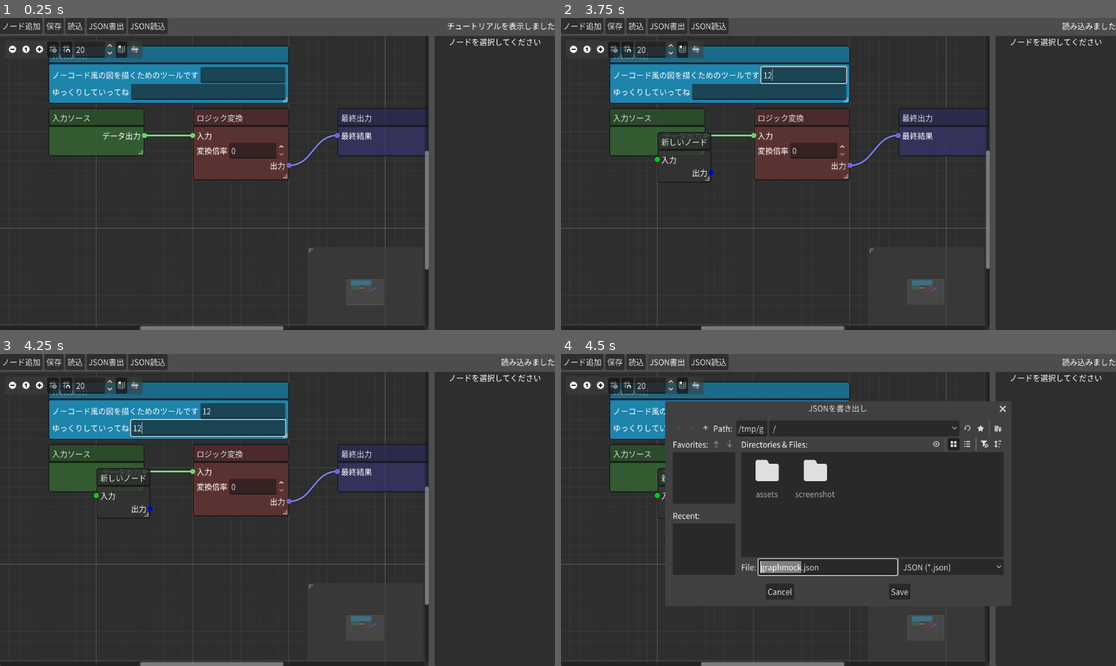
Above: before the commit, frames 1-4 (two rows, left to right).
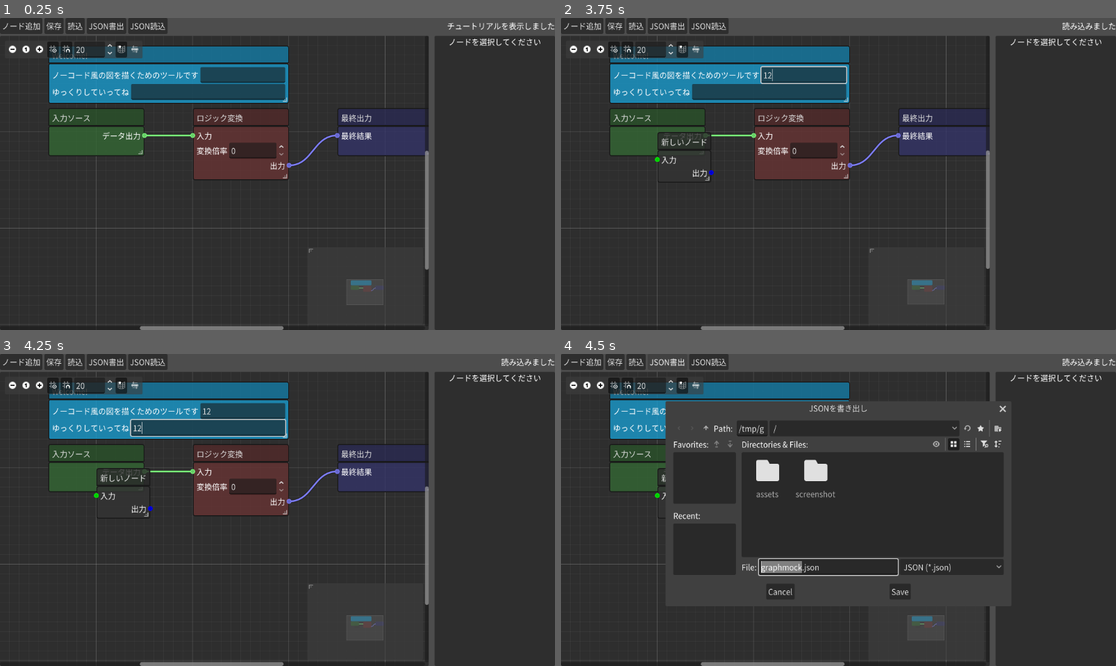
Above: after the commit, the same moments.

Repository: mazboxry/graphmock
Game: Godot game, scene res://Main.tscn
The game is run twice, just before and just after one commit, with the same random seed, the same clock (stepped at 60 frames per second) and the same inputs.
Inputs (mouse positions are in pixels of both pictures, inside the frame that each line leads up to):
- Up to frame 1 (0.25 s): no input
- Up to frame 2 (3.75 s): click (805, 74) at 0.52 s; type "12" at 0.6 s; click (771, 92) at 0.75 s; type "12" at 0.83 s; click "ノード追加" at 1.25 s; click "保存" at 2 s; click "読込" at 2.75 s; click (805, 74) at 3.52 s; type "12" at 3.6 s
- Up to frame 3 (4.25 s): click (210, 428) at 3.75 s; type "12" at 3.83 s
- Up to frame 4 (4.5 s): click "JSON書出" at 4.25 s

Frames 1-3 are identical in both runs. In frame 4, 0.9% of the frame differs, in the area x 18-71%, y 15-78%.

Commit message:
Force update from local

Diff:
--- /dev/null
+++ b/assets/json/graphmock-002.json
@@ -0,0 +1,185 @@
+{
+	"connections": [
+		{
+			"from_node_id": "node_0005:top",
+			"from_port": 0,
+			"to_node_id": "node_0004:bottom",
+			"to_port": 0
+		},
+		{
+			"from_node_id": "node_0004:bottom",
+			"from_port": 0,
+			"to_node_id": "node_0005:top",
+			"to_port": 0
+		},
+		{
+			"from_node_id": "node_0005:bottom",
+			"from_port": 0,
+			"to_node_id": "node_0006:top",
+			"to_port": 0
+		},
+		{
+			"from_node_id": "node_0006:top",
+			"from_port": 0,
+			"to_node_id": "node_0005:bottom",
+			"to_port": 0
+		}
+	],
+	"graph": {
+		"scroll_offset": [
+			-23.5614624023438,
+			62.5726013183594
+		],
+		"zoom": 1.0
+	},
+	"nodes": [
+		{
+			"bottom_port_color": [
+				1.0,
+				1.0,
+				1.0,
+				1.0
+			],
+			"has_bottom_port": false,
+			"has_top_port": false,
+			"id": "node_0000",
+			"items": [
+				{
+					"name": "ノーコード風の図を描くためのツールです",
+					"prop_type": "string",
+					"type": "property"
+				},
+				{
+					"name": "ゆっくりしていってね",
+					"prop_type": "string",
+					"type": "property"
+				}
+			],
+			"name": "node_0000",
+			"node_color": [
+				0.100000001490116,
+				0.600000023841858,
+				0.800000011920929,
+				0.800000011920929
+			],
+			"position_offset": [
+				320.0,
+				-140.0
+			],
+			"size": [
+				500.000061035156,
+				121.000015258789
+			],
+			"title": "Welcome!",
+			"top_port_color": [
+				1.0,
+				1.0,
+				1.0,
+				1.0
+			]
+		},
+		{
+			"bottom_port_color": [
+				1.0,
+				1.0,
+				1.0,
+				1.0
+			],
+			"has_bottom_port": true,
+			"has_top_port": false,
+			"id": "node_0004",
+			"items": [],
+			"name": "node_0004",
+			"node_color": [
+				0.449999988079071,
+				0.449999988079071,
+				0.449999988079071,
+				0.800000011920929
+			],
+			"position_offset": [
+				520.0,
+				240.0
+			],
+			"size": [
+				100.0,
+				140.0
+			],
+			"title": "上",
+			"top_port_color": [
+				1.0,
+				1.0,
+				1.0,
+				1.0
+			]
+		},
+		{
+			"bottom_port_color": [
+				1.0,
+				1.0,
+				1.0,
+				1.0
+			],
+			"has_bottom_port": true,
+			"has_top_port": true,
+			"id": "node_0005",
+			"items": [],
+			"name": "node_0005",
+			"node_color": [
+				0.330000013113022,
+				0.330000013113022,
+				0.330000013113022,
+				0.800000011920929
+			],
+			"position_offset": [
+				520.0,
+				540.0
+			],
+			"size": [
+				140.0,
+				119.999969482422
+			],
+			"title": "中",
+			"top_port_color": [
+				1.0,
+				1.0,
+				1.0,
+				1.0
+			]
+		},
+		{
+			"bottom_port_color": [
+				1.0,
+				1.0,
+				1.0,
+				1.0
+			],
+			"has_bottom_port": false,
+			"has_top_port": true,
+			"id": "node_0006",
+			"items": [],
+			"name": "node_0006",
+			"node_color": [
+				0.2890625,
+				0.2890625,
+				0.2890625,
+				0.800000011920929
+			],
+			"position_offset": [
+				540.0,
+				780.0
+			],
+			"size": [
+				100.0,
+				80.0
+			],
+			"title": "下",
+			"top_port_color": [
+				1.0,
+				1.0,
+				1.0,
+				1.0
+			]
+		}
+	],
+	"version": 1
+}
--- a/main.gd
+++ b/main.gd
@@ -199,6 +199,42 @@
 	color_hbox.add_child(color_lbl)
 	color_hbox.add_child(color_picker)
 	inspector_vbox.add_child(color_hbox)
+
+	# Vertical Ports UI
+	inspector_vbox.add_child(HSeparator.new())
+	var vp_lbl = Label.new()
+	vp_lbl.text = "垂直ポート (ナビ風)"
+	inspector_vbox.add_child(vp_lbl)
+
+	# Top Port
+	var top_hbox = HBoxContainer.new()
+	var top_cb = CheckBox.new()
+	top_cb.text = "上ポート"
+	top_cb.button_pressed = selected_node.has_top_port
+	top_cb.toggled.connect(func(pressed): selected_node.set_has_top_port(pressed))
+	var top_cp = ColorPickerButton.new()
+	top_cp.color = selected_node.top_port_color
+	top_cp.custom_minimum_size.x = 40
+	top_cp.color_changed.connect(func(color): selected_node.set_top_port_color(color))
+	top_hbox.add_child(top_cb)
+	top_hbox.add_child(top_cp)
+	inspector_vbox.add_child(top_hbox)
+
+	# Bottom Port
+	var bot_hbox = HBoxContainer.new()
+	var bot_cb = CheckBox.new()
+	bot_cb.text = "下ポート"
+	bot_cb.button_pressed = selected_node.has_bottom_port
+	bot_cb.toggled.connect(func(pressed): selected_node.set_has_bottom_port(pressed))
+	var bot_cp = ColorPickerButton.new()
+	bot_cp.color = selected_node.bottom_port_color
+	bot_cp.custom_minimum_size.x = 40
+	bot_cp.color_changed.connect(func(color): selected_node.set_bottom_port_color(color))
+	bot_hbox.add_child(bot_cb)
+	bot_hbox.add_child(bot_cp)
+	inspector_vbox.add_child(bot_hbox)
+
+	inspector_vbox.add_child(HSeparator.new())
 
 	var del_node_btn = Button.new()
 	del_node_btn.text = "このノードを削除"
@@ -363,6 +399,9 @@
 			if child.graphmock_id == "":
 				child.graphmock_id = _allocate_node_id()
 			node_name_to_id[child.name] = child.graphmock_id
+			# Map satellite nodes as well
+			node_name_to_id[child.name + "_top"] = child.graphmock_id + ":top"
+			node_name_to_id[child.name + "_bottom"] = child.graphmock_id + ":bottom"
 			nodes.append(child.to_save_dict())
 
 	var connections: Array = []
@@ -430,18 +469,33 @@
 		for connection in saved_connections:
 			if not (connection is Dictionary):
 				continue
-			var from_node: MockNode = id_to_node.get(connection.get("from_node_id", ""))
-			var to_node: MockNode = id_to_node.get(connection.get("to_node_id", ""))
+			var from_id_raw: String = connection.get("from_node_id", "")
+			var to_id_raw: String = connection.get("to_node_id", "")
+
+			var from_id_base = from_id_raw.split(":")[0]
+			var to_id_base = to_id_raw.split(":")[0]
+
+			var from_node: MockNode = id_to_node.get(from_id_base)
+			var to_node: MockNode = id_to_node.get(to_id_base)
+
+			if from_node == null or to_node == null:
+				continue
+
 			var from_port := int(connection.get("from_port", -1))
 			var to_port := int(connection.get("to_port", -1))
-			if from_node == null or to_node == null:
-				continue
 			if from_port < 0 or to_port < 0:
 				continue
-			if from_port >= from_node.get_output_port_count() or to_port >= to_node.get_input_port_count():
-				printerr("警告: 無効なポート番号のため接続をスキップしました: %s:%d -> %s:%d" % [from_node.name, from_port, to_node.name, to_port])
-				continue
-			graph_edit.connect_node(from_node.name, from_port, to_node.name, to_port)
+
+			# Determine actual node names to connect in GraphEdit
+			var from_target_name = from_node.name
+			if from_id_raw.ends_with(":top"): from_target_name += "_top"
+			elif from_id_raw.ends_with(":bottom"): from_target_name += "_bottom"
+
+			var to_target_name = to_node.name
+			if to_id_raw.ends_with(":top"): to_target_name += "_top"
+			elif to_id_raw.ends_with(":bottom"): to_target_name += "_bottom"
+
+			graph_edit.connect_node(from_target_name, from_port, to_target_name, to_port)
 
 	var graph_data = data.get("graph", {})
 	if graph_data is Dictionary:
--- a/mock_node.gd
+++ b/mock_node.gd
@@ -3,15 +3,70 @@
 
 var node_color: Color = Color(0.2, 0.2, 0.2, 0.8)
 var graphmock_id: String = ""
-
 # Array of dictionaries holding row data
 var items: Array[Dictionary] = []
+
+var has_top_port: bool = false
+var has_bottom_port: bool = false
+var top_port_color: Color = Color.WHITE
+var bottom_port_color: Color = Color.WHITE
+
+var _top_satellite: GraphNode = null
+var _bottom_satellite: GraphNode = null
 
 func _ready():
 	# Let GraphEdit handle dragging and resizing
 	resizable = true
 	resize_request.connect(_on_resize_request)
 	_update_visuals()
+	set_process(true)
+
+func _process(_delta):
+	_sync_satellites()
+
+func _sync_satellites():
+	if _top_satellite and is_instance_valid(_top_satellite):
+		_top_satellite.position_offset = position_offset + Vector2((size.x - _top_satellite.size.x) / 2, -_top_satellite.size.y - 4)
+	if _bottom_satellite and is_instance_valid(_bottom_satellite):
+		_bottom_satellite.position_offset = position_offset + Vector2((size.x - _bottom_satellite.size.x) / 2, size.y + 4)
+
+func set_has_top_port(enabled: bool):
+	has_top_port = enabled
+	if enabled:
+		if not _top_satellite or not is_instance_valid(_top_satellite):
+			_top_satellite = SatelliteNode.new()
+			_top_satellite.name = name + "_top"
+			if get_parent():
+				get_parent().add_child(_top_satellite)
+			_top_satellite.set_slot(0, true, 0, top_port_color, true, 0, top_port_color)
+	else:
+		if _top_satellite and is_instance_valid(_top_satellite):
+			_top_satellite.queue_free()
+			_top_satellite = null
+
+func set_has_bottom_port(enabled: bool):
+	has_bottom_port = enabled
+	if enabled:
+		if not _bottom_satellite or not is_instance_valid(_bottom_satellite):
+			_bottom_satellite = SatelliteNode.new()
+			_bottom_satellite.name = name + "_bottom"
+			if get_parent():
+				get_parent().add_child(_bottom_satellite)
+			_bottom_satellite.set_slot(0, true, 0, bottom_port_color, true, 0, bottom_port_color)
+	else:
+		if _bottom_satellite and is_instance_valid(_bottom_satellite):
+			_bottom_satellite.queue_free()
+			_bottom_satellite = null
+
+func set_top_port_color(color: Color):
+	top_port_color = color
+	if _top_satellite and is_instance_valid(_top_satellite):
+		_top_satellite.set_slot(0, true, 0, color, true, 0, color)
+
+func set_bottom_port_color(color: Color):
+	bottom_port_color = color
+	if _bottom_satellite and is_instance_valid(_bottom_satellite):
+		_bottom_satellite.set_slot(0, true, 0, color, true, 0, color)
 
 func _on_resize_request(new_size: Vector2):
 	size = new_size
@@ -69,7 +124,11 @@
 		"position_offset": _vector2_to_array(position_offset),
 		"size": _vector2_to_array(size),
 		"node_color": _color_to_array(node_color),
-		"items": saved_items
+		"items": saved_items,
+		"has_top_port": has_top_port,
+		"has_bottom_port": has_bottom_port,
+		"top_port_color": _color_to_array(top_port_color),
+		"bottom_port_color": _color_to_array(bottom_port_color)
 	}
 
 func from_save_dict(data: Dictionary) -> void:
@@ -92,6 +151,21 @@
 	_update_visuals()
 	_rebuild_ui()
 	size = _array_to_vector2(data.get("size", size))
+
+	has_top_port = data.get("has_top_port", false)
+	has_bottom_port = data.get("has_bottom_port", false)
+	top_port_color = _array_to_color(data.get("top_port_color", [1.0, 1.0, 1.0, 1.0]))
+	bottom_port_color = _array_to_color(data.get("bottom_port_color", [1.0, 1.0, 1.0, 1.0]))
+
+	# Delay satellite creation until we are in the tree
+	if is_inside_tree():
+		set_has_top_port(has_top_port)
+		set_has_bottom_port(has_bottom_port)
+	else:
+		tree_entered.connect(func():
+			set_has_top_port(has_top_port)
+			set_has_bottom_port(has_bottom_port)
+		, CONNECT_ONE_SHOT)
 
 func add_port(port_name: String, is_input: bool, is_output: bool, color: Color = Color.WHITE):
 	items.append({
@@ -189,3 +263,26 @@
 	if value is Array and value.size() >= 2:
 		return Vector2(float(value[0]), float(value[1]))
 	return fallback
+
+# --- Internal Satellite Node Class ---
+class SatelliteNode extends GraphNode:
+	func _init():
+		title = ""
+		resizable = false
+		draggable = false
+		custom_minimum_size = Vector2(24, 24)
+		size = Vector2(24, 24)
+
+		# Transparent background for the satellite itself
+		var sb = StyleBoxFlat.new()
+		sb.bg_color = Color(0, 0, 0, 0)
+		sb.draw_center = false
+		add_theme_stylebox_override("panel", sb)
+		add_theme_stylebox_override("panel_selected", sb)
+		add_theme_stylebox_override("titlebar", sb)
+		add_theme_stylebox_override("titlebar_selected", sb)
+
+		# Dummy child to hold the slot
+		var control = Control.new()
+		control.custom_minimum_size = Vector2(16, 16)
+		add_child(control)
